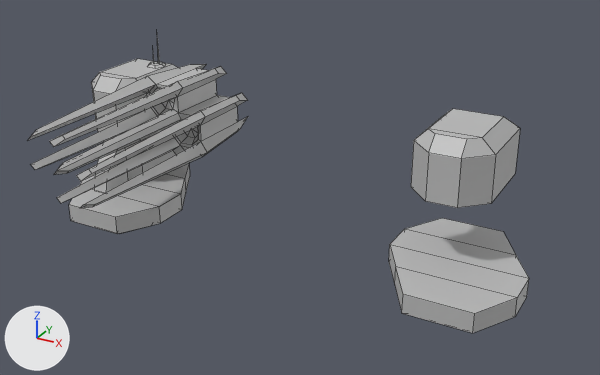
Two versions of the FBX model CapstoneProject/Assets/CapstoneProject/Models/Fortifications/new/lightning_tier3.fbx, one commit apart.
One viewpoint serves both versions: a camera (50 mm lens) standing at (14.76, -16.46, 17.42) and looking at (5.64, 0.12, 9.13). Lighting does not change. The marker at lower left points along +X, +Y and +Z. Mesh edges are drawn as thin lines. Where no turn or scale is listed for an object, it has been applied to the vertices.

Names of what the first picture shows: 'head', 'horiz_pivot', 'horiz_pivot_ncl1_1', 'vert_pivot'.
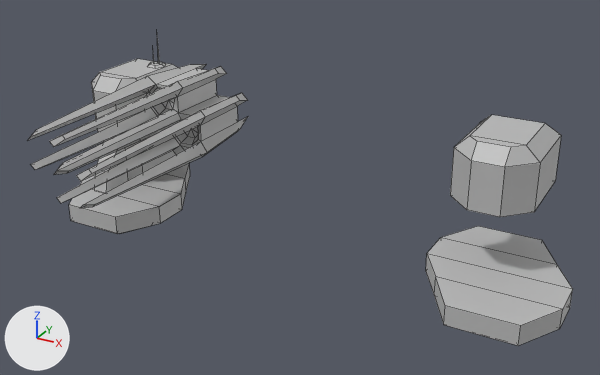
The newer file is also turned or shifted as a whole; pictures and numbers use the older file's frame.

Pixel boxes (x1, y1, x2, y2) of what changed, in the pictures (600 x 375 px):
'horiz_pivot', mesh moved: before (389, 218, 529, 333); after (426, 226, 573, 346)
'head', mesh moved: before (411, 109, 520, 208); after (450, 115, 561, 217)

The edits, one by one:
me_horiz_pivot_ncl1_2 has 32 vertices, 28 faces and spans x -2.26..1.26, y -1.1..3.1, z 0.0..0.67.
me_horiz_pivot_ncl1_2 is used by ob_horiz_pivot; location (10.0, 0.0, 7.0).
me_horiz_pivot_ncl1_2 part 2: the whole mesh is moved by (1.0, 0.0, 0.0).
me_head_ncl1_1 has 24 vertices, 23 faces and spans x -0.84..1.16, y -1.48..1.19, z -0.78..0.78.
me_head_ncl1_1 is used by ob_head; location (9.0, 2.0, 10.07).
me_head_ncl1_1 part 1: the whole mesh is moved by (1.0, 0.0, 0.0).
